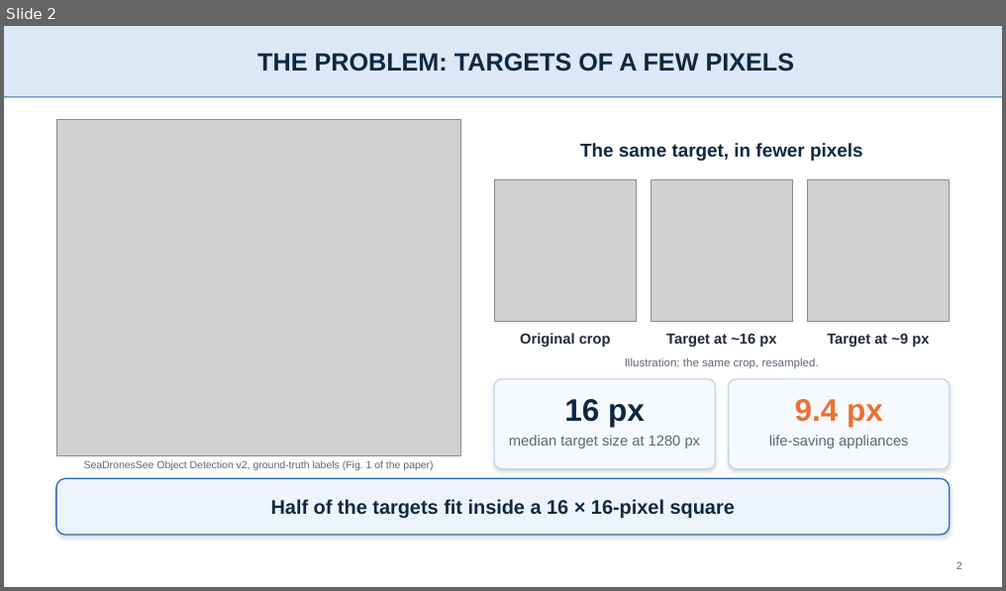
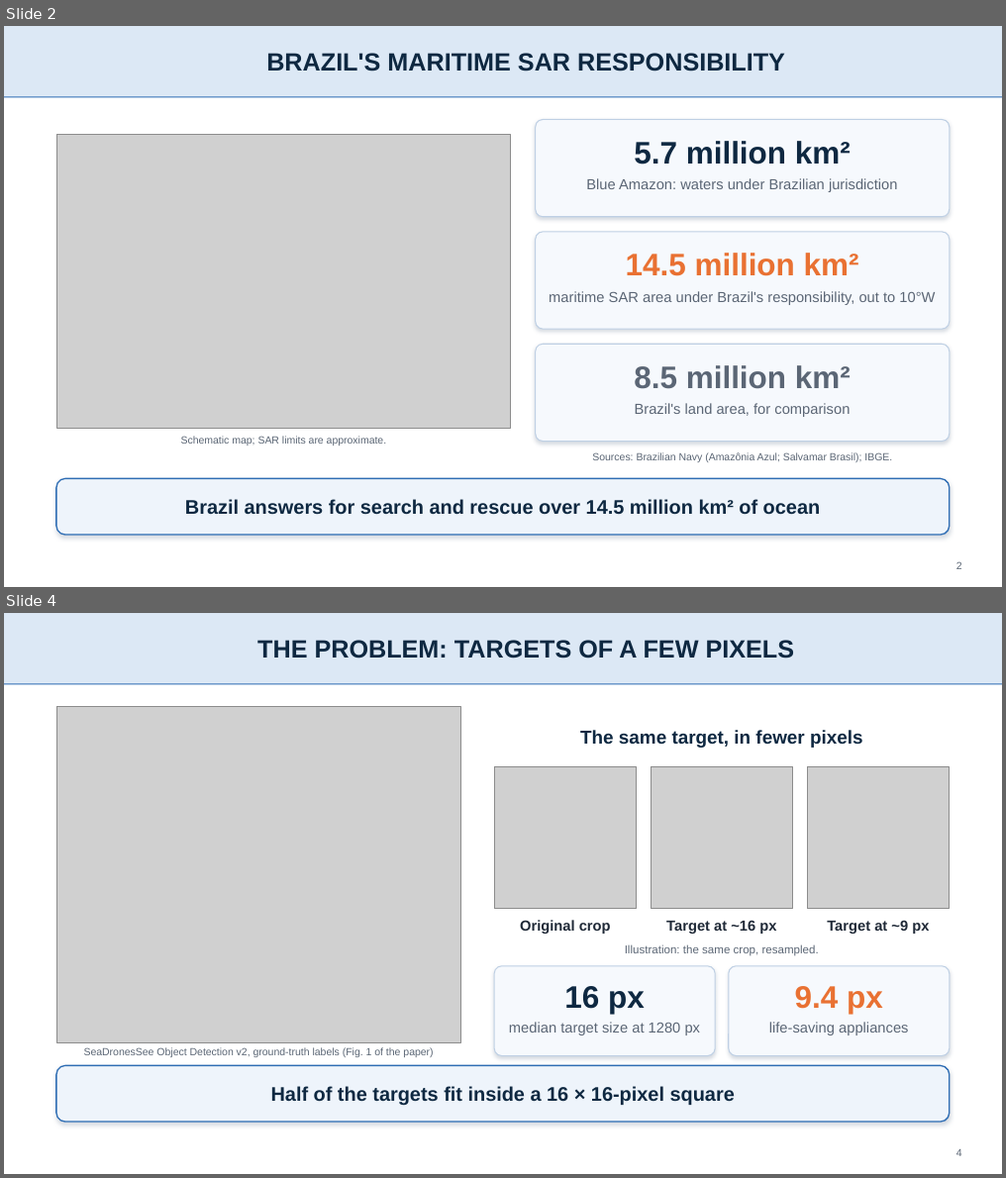
Before and after one commit to IghorRibeiro/WVCPresentation, a slide deck: slides/WVC2026_slides_en.pptx. Shown one above the other, each under a label of ours: slide 2 before the commit, slides 2 and 4 after it; the slides between them are not shown. The pictures are 1006x591 and 1006x1178 pixels, drawn with LibreOffice and Linux fonts; fonts in the diff are those of the drawing; grey boxes stand for pictures; background and template pictures are left out. Boxes give left, top, right and bottom in pixels: in the first picture for what was removed or moved away, otherwise in the second. Text is boxed around its words. In the diff, an @@ line names an element or a change of style, - is before the commit and + after.

Commit message:
Add context slides (Blue Amazon, SAR area, ship vs. UAV); center affiliations

```diff
--- a/slides/WVC2026_slides_en.pptx
+++ b/slides/WVC2026_slides_en.pptx
@@ slide 2 added at (4,26,1002,587), background #FFFFFF; not listed: 2 template elements that a slide beside it also shows @@
@@ title added at (266,53,785,72), 24 pt, text #0E2841, bold @@
+BRAZIL'S MARITIME SAR RESPONSIBILITY
@@ picture added at (56,135,511,428) @@
@@ rounded rectangle added at (536,120,949,217), fill #F6F9FD, outline #BFD0E4 1 pt @@
@@ text added at (634,141,850,165), 30 pt, text #0E2841, bold @@
+5.7 million km²
@@ text added at (586,178,898,192), 14 pt, text #5B6675 @@
+Blue Amazon: waters under Brazilian jurisdiction
@@ rounded rectangle added at (536,232,949,329), fill #F6F9FD, outline #BFD0E4 1 pt @@
@@ text added at (626,253,859,276), 30 pt, text #E97132, bold @@
+14.5 million km²
@@ text added at (548,291,935,305), 14 pt, text #5B6675 @@
+maritime SAR area under Brazil's responsibility, out to 10°W
@@ rounded rectangle added at (536,344,949,442), fill #F6F9FD, outline #BFD0E4 1 pt @@
@@ text added at (634,366,850,389), 30 pt, text #5B6675, bold @@
+8.5 million km²
@@ text added at (635,403,849,417), 14 pt, text #5B6675 @@
+Brazil's land area, for comparison
@@ text added at (181,436,386,446), 10 pt, text #5B6675 @@
+Schematic map; SAR limits are approximate.
@@ text added at (592,453,892,463), 10 pt, text #5B6675 @@
+Sources: Brazilian Navy (Amazônia Azul; Salvamar Brasil); IBGE.
@@ rounded rectangle added at (56,478,949,535), fill #EEF4FB, outline #2E6DB4 1.25 pt @@
@@ text added at (185,499,821,515), 19 pt, text #0E2841, bold @@
+Brazil answers for search and rescue over 14.5 million km² of ocean
@@ page number added at (956,562,962,570), 10 pt, text #5B6675 @@
+2
@@ what was slide 2 is now slide 4 @@
@@ page number at (956,1150,962,1157): text changed @@
-2
+4
```
Also in this commit, not shown: 5 slides changed, 1 other slide added, 42 other files.
